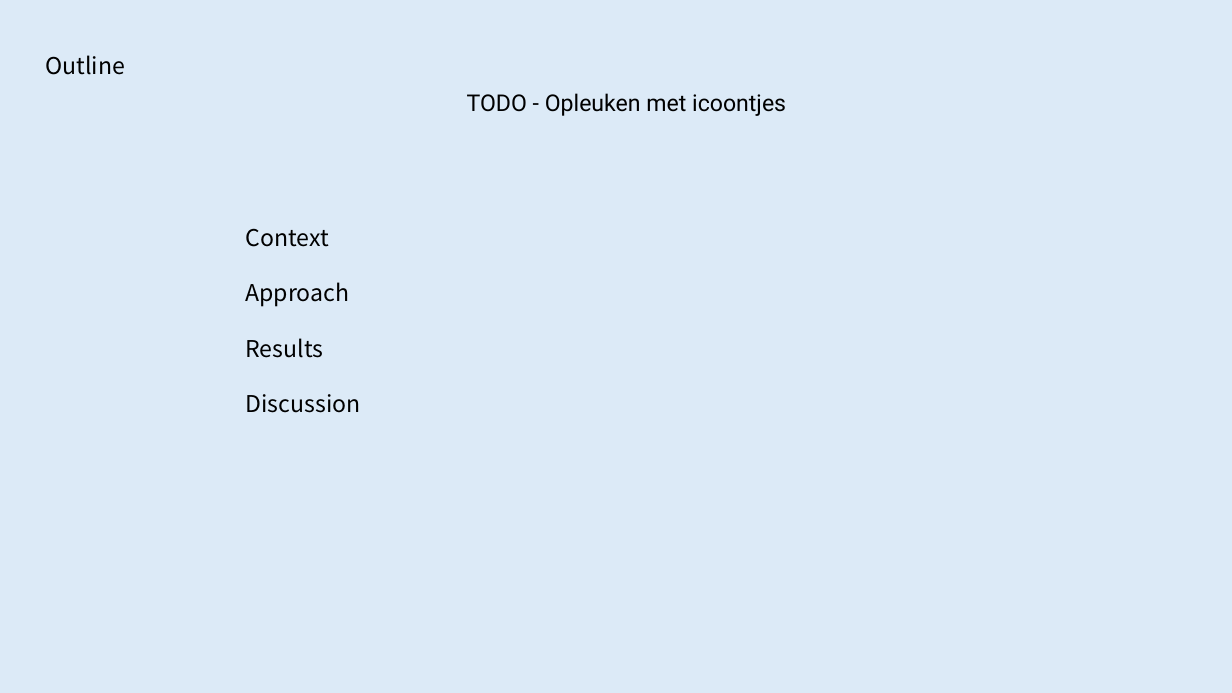
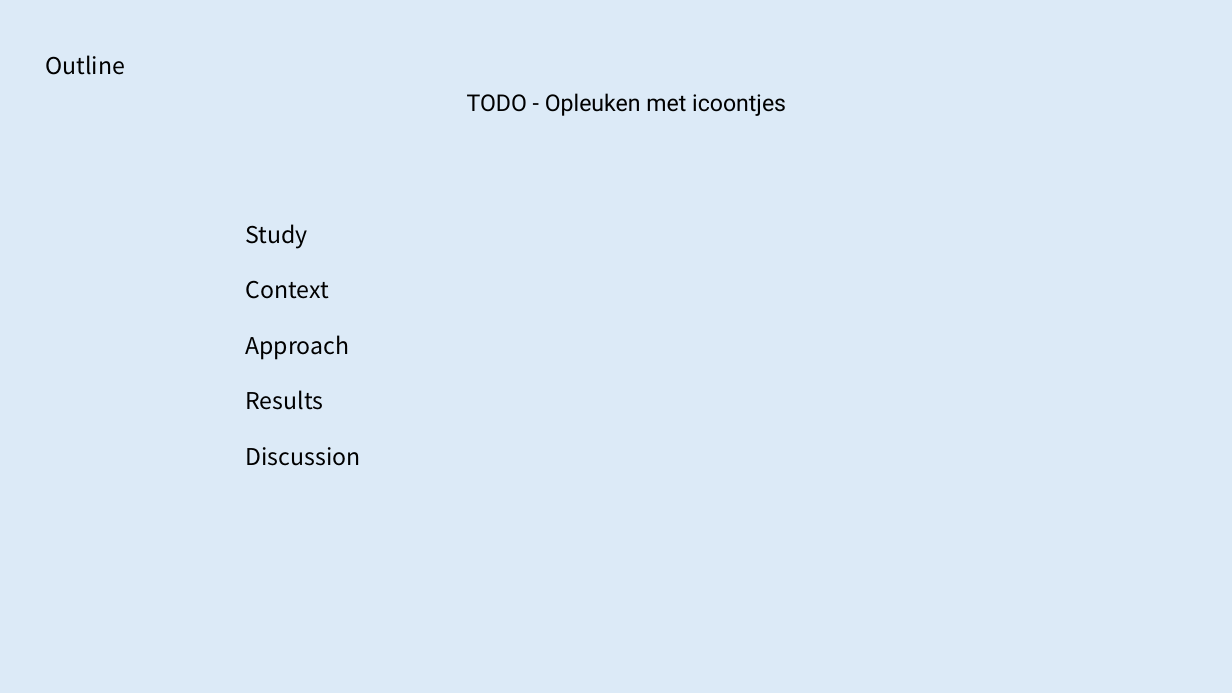
Before and after one commit to rhlt/tnbc, a slide deck: slide 5 of CapstoneProject_FinalPresentation.pptx. Drawn at 1232x693 pixels with LibreOffice and Linux fonts; fonts in the diff are those of the drawing. Boxes give left, top, right and bottom in pixels: in the first picture for what was removed or moved away, otherwise in the second. Text is boxed around its words. In the diff, an @@ line names an element or a change of style, - is before the commit and + after.

```diff
--- a/CapstoneProject_FinalPresentation.pptx
+++ b/CapstoneProject_FinalPresentation.pptx
@@ text at box(246, 224, 308, 249): paragraph added @@
+Study
```
Also in this commit, not shown: 2 other slides changed, 1 slide added, 2 slides removed.
